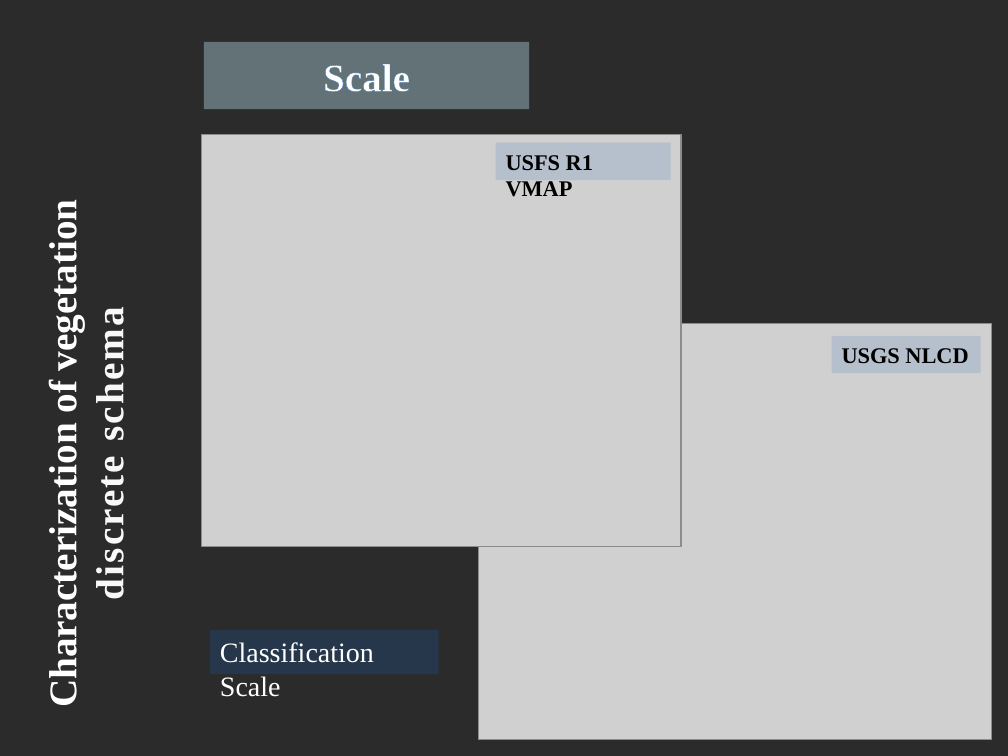
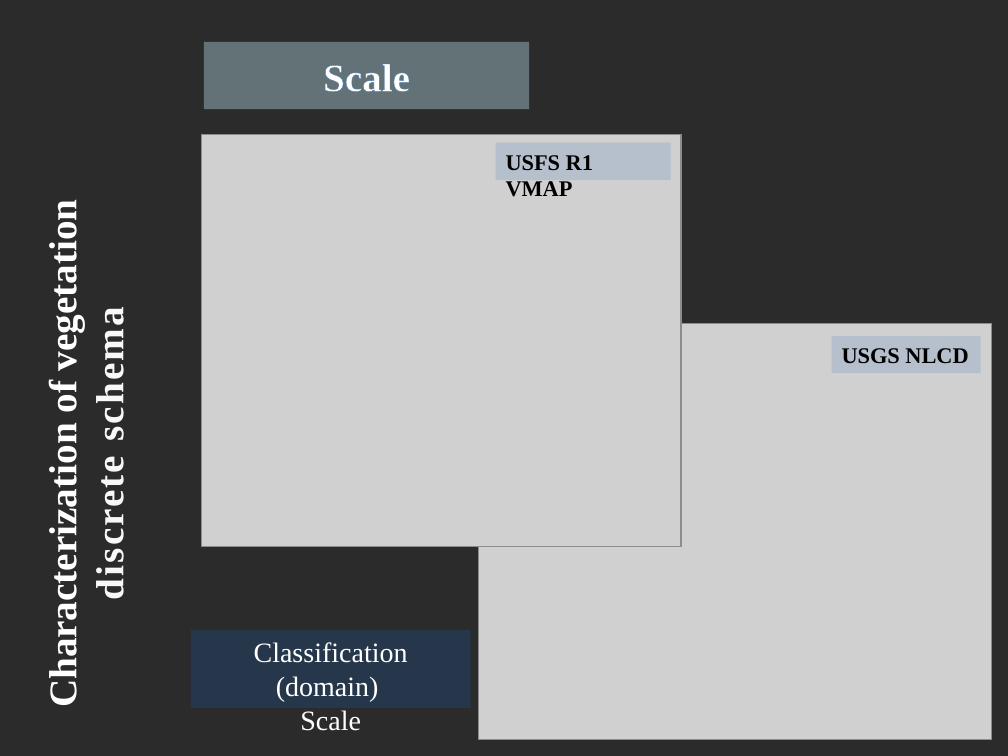
Before and after one commit to jeffreyevans/spatialR, a slide deck: slide 4 of lectures/Raster_lecture.pptx. Drawn at 1008x756 pixels with LibreOffice and Linux fonts; fonts in the diff are those of the drawing; grey boxes stand for pictures; background and template pictures are left out; a plain dark background stands for a picture behind light text. Boxes give left, top, right and bottom in pixels: in the first picture for what was removed or moved away, otherwise in the second. Text is boxed around its words. In the diff, an @@ line names an element or a change of style, - is before the commit and + after.

```diff
--- a/lectures/Raster_lecture.pptx
+++ b/lectures/Raster_lecture.pptx
@@ rectangle "Classification (domain)": place and size @@
-rectangle "Classification (domain)" at bbox=[210, 630, 438, 674]
+rectangle "Classification (domain)" at bbox=[191, 630, 471, 708]
@@ text in rectangle at bbox=[254, 642, 408, 731]: text changed @@
-Classification Scale
+Classification (domain)
+Scale
```
Also in this commit, not shown: 1 other slide changed, 3 slides removed, 39 other files.
